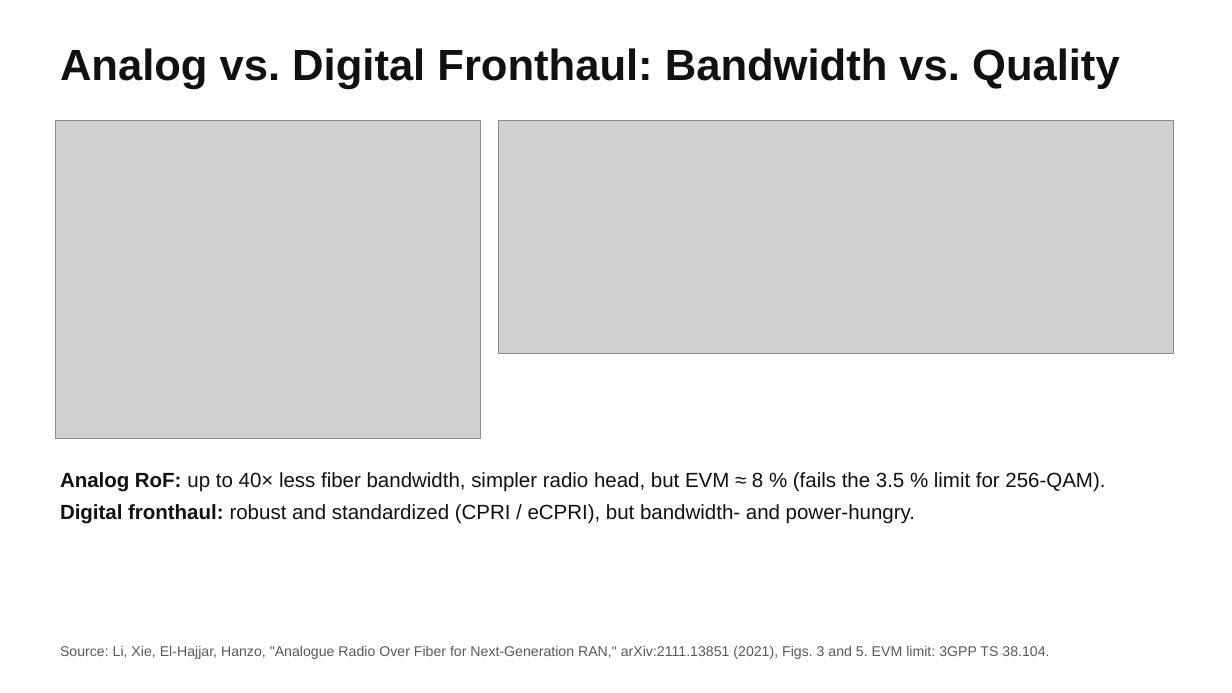
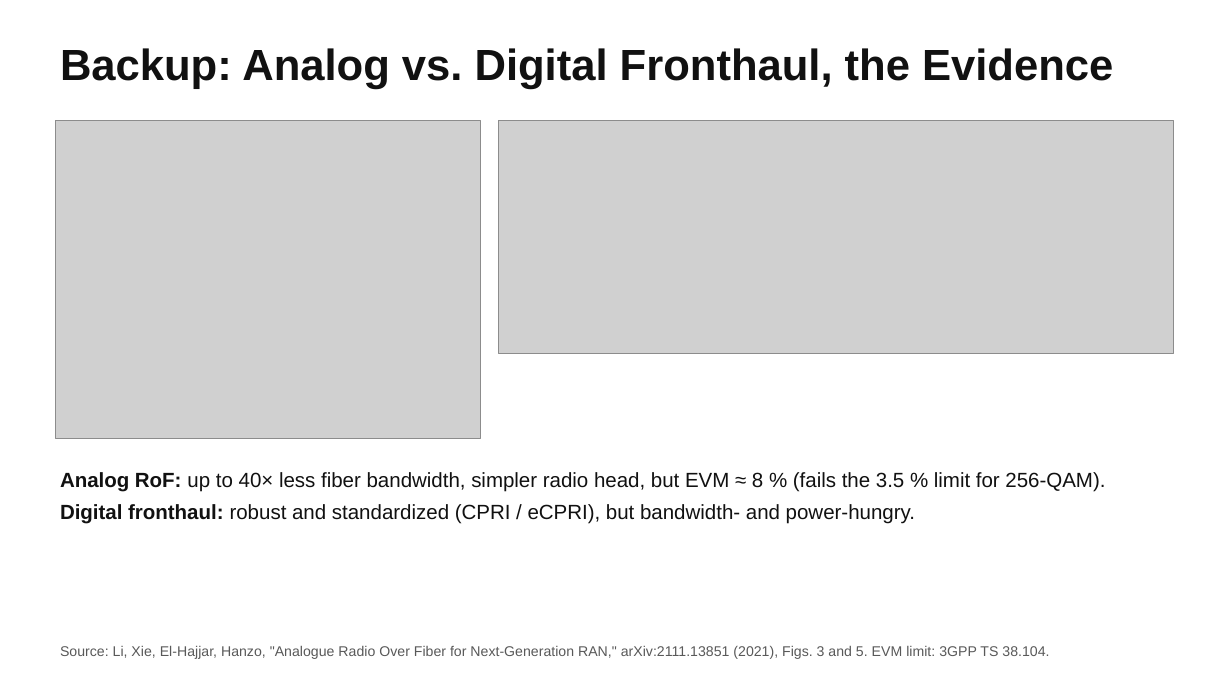
Before and after one commit to JehadMajed/AboOmar12, a slide deck: slide 8 of RoF_review/RoF_Part2_DAS_CRAN.pptx (slide 4 before the commit). Drawn at 1232x693 pixels with LibreOffice and Linux fonts; fonts in the diff are those of the drawing; grey boxes stand for pictures. Boxes give left, top, right and bottom in pixels: in the first picture for what was removed or moved away, otherwise in the second. Text is boxed around its words. In the diff, an @@ line names an element or a change of style, - is before the commit and + after.

```diff
--- a/RoF_review/RoF_Part2_DAS_CRAN.pptx
+++ b/RoF_review/RoF_Part2_DAS_CRAN.pptx
@@ text at (x1=60, y1=48, x2=1113, y2=89): text changed @@
-Analog vs. Digital Fronthaul: Bandwidth vs. Quality
+Backup: Analog vs. Digital Fronthaul, the Evidence
```
Also in this commit, not shown: 2 other slides changed, 1 slide added, 1 other file.
